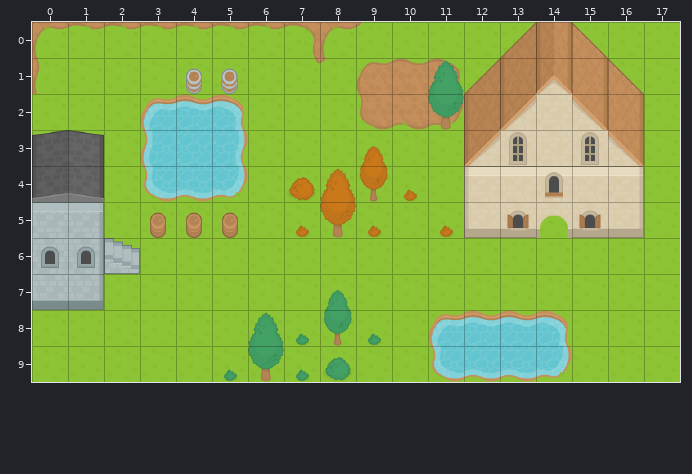
One commit to this Tiled map (JSON): appserver/app/assets/images/tilemaps/level2.json. The first picture shows the starting point.
Cells are 64x64 px. Shown: x 0..17, y 0..9.
New version:
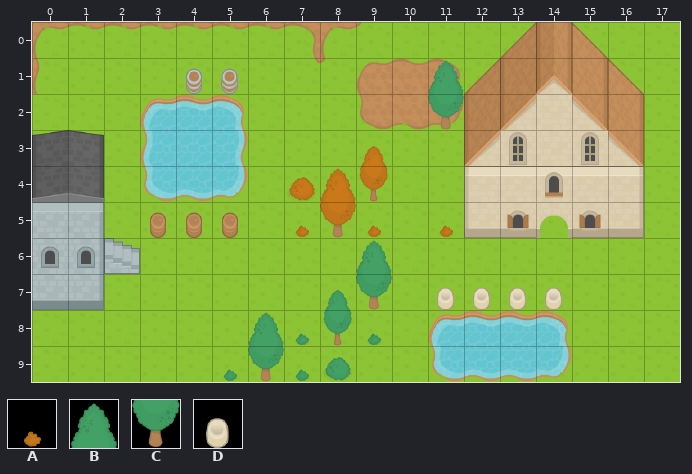
Key: from "RPGpack_sheet": A 183, B 204, C 224, D 248.
_ is an empty cell, . an unchanged one.
Change:
--- layer "BuildingsWalls"
@@ x 11..14 @@
- 7 ____
+ 7 DDDD
--- layer "TreeLayer"
@@ x 10..10 @@
- 4 A
+ 4 _
@@ x 9..9 @@
- 6 _
- 7 _
+ 6 B
+ 7 C
Changed places in both pictures, as pixel boxes (x1, y1, x2, y2):
removed: (403, 189, 417, 201)
added: (356, 240, 392, 310)
added: (437, 287, 563, 310)
